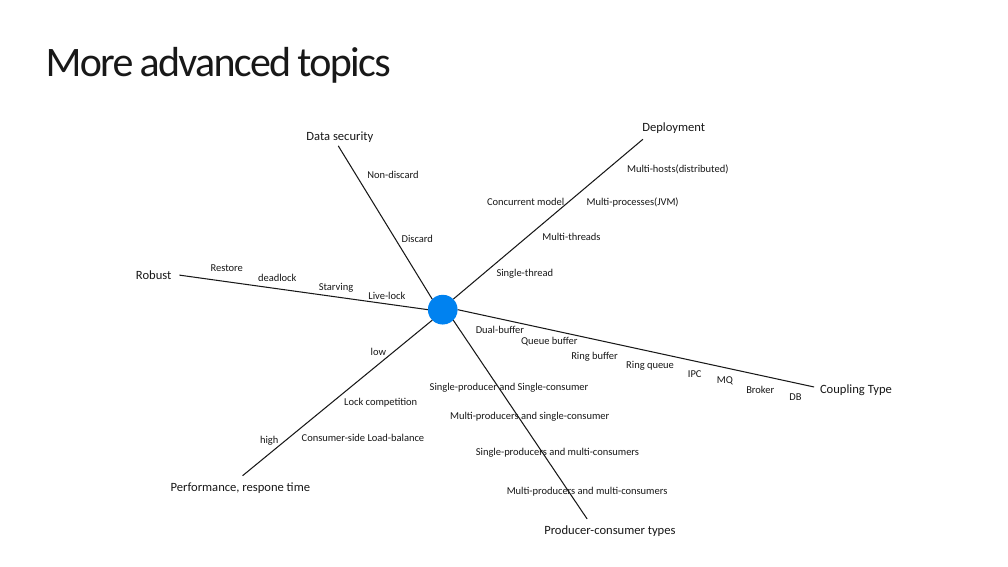
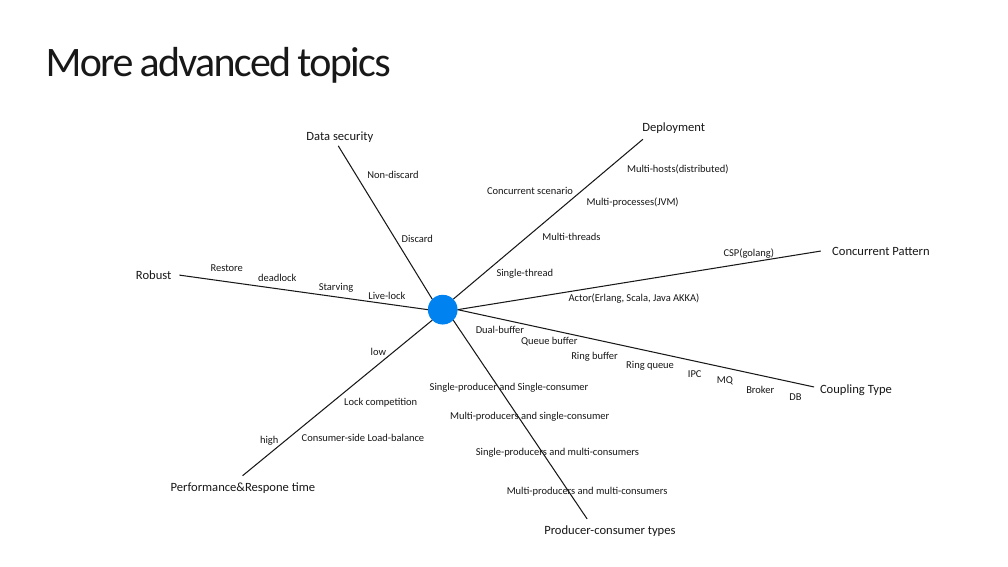
Before and after one commit to exiaoqu/ProducerConsumerProblemInJava, a slide deck: slide 5 of Producer and Consumer in Java - Advanced Topic.pptx. Drawn at 1008x567 pixels with LibreOffice and Linux fonts; fonts in the diff are those of the drawing; background and template pictures are left out. Boxes give left, top, right and bottom in pixels: in the first picture for what was removed or moved away, otherwise in the second. Text is boxed around its words. In the diff, an @@ line names an element or a change of style, - is before the commit and + after.

```diff
--- a/Producer and Consumer in Java - Advanced Topic.pptx
+++ b/Producer and Consumer in Java - Advanced Topic.pptx
@@ text at [487, 187, 573, 194]: text changed @@
-Concurrent model
+Concurrent scenario
@@ line added from (457, 310) to (821, 251), #181818 1 pt @@
@@ text added at [724, 248, 774, 260], 10 pt, text #181818 @@
+CSP(golang)
@@ text added at [832, 247, 929, 255], 12 pt, text #181818 @@
+Concurrent Pattern
@@ text added at [569, 293, 699, 303], 10 pt, text #181818 @@
+Actor(Erlang, Scala, Java AKKA)
@@ text at [171, 482, 315, 493]: text changed @@
-Performance, respone time
+Performance&Respone time
```
Also in this commit, not shown: 2 other slides changed, 1 slide removed, 1 other file.
